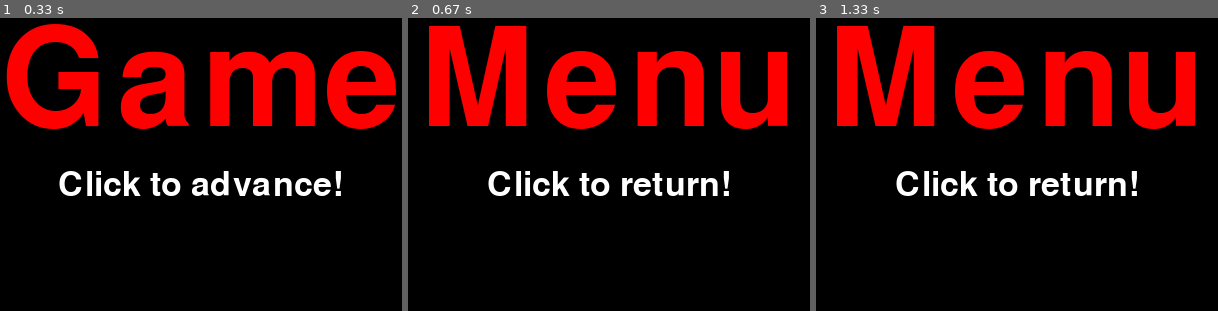
Above: before the commit, frames 1-3 (left to right).
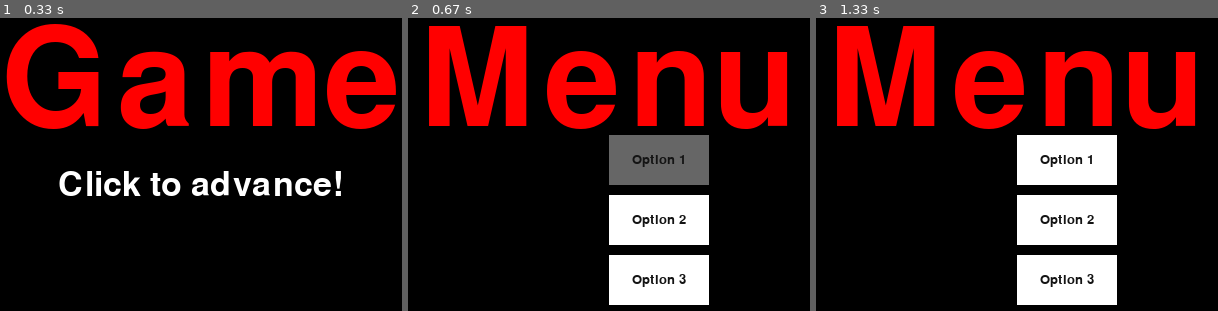
Above: after the commit, the same moments.

Repository: VagishVela/project-pygames
Game: pygame game, started from main.py
Two runs of this game, one before a commit and one after it. Both use one fixed random seed, a clock stepped at 60 frames per second and the inputs below.
Inputs (mouse positions are in pixels of both pictures, inside the frame that each line leads up to):
- Up to frame 1 (0.33 s): no input
- Up to frame 2 (0.67 s): click (609, 135) at 0.38 s
- Up to frame 3 (1.33 s): click (1021, 176) at 0.72 s; click (820, 38) at 1.05 s

Frame 1 is identical in both runs. In frame 2, 14% of the frame differs, in the area x 19-80%, y 39-98%; in frame 3, 14%.

Commit message:
fix update state on menu

Diff:
--- a/game/helper.py
+++ b/game/helper.py
@@ -143,7 +143,7 @@
     def update(self):
         """Process mouse input"""
 
-        # TODO: functionality doesn't work, needs investigation
+        pygame.event.pump()  # Update internal state of pygame
 
         mouse_pos = pygame.mouse.get_pos()
         self.button_surface.fill(self.fill_colors["normal"])
--- a/game/views/menu.py
+++ b/game/views/menu.py
@@ -1,8 +1,6 @@
 """ Implements the Menu view """
 
-from game.helper import Text
-
-# from game.helper import Button
+from game.helper import Text, Button
 from views import View
 
 
@@ -11,25 +9,25 @@
 
     def __init__(self, *args, **kwargs):
         super().__init__(*args, **kwargs)
-        # self.options = ["Option 1", "Option 2", "Option 3"]
-        # self.buttons = [Button(
-        #     self.width / 2,
-        #     self.height / 2 + i * 60,
-        #     100,
-        #     50,
-        #     option,
-        #     onclick=lambda: print("button pressed!", option)
-        # ) for i, option in enumerate(self.options)]
-        # print(self.buttons)
+        self.options = ["Option 1", "Option 2", "Option 3"]
+        self.buttons = [
+            Button(
+                self.width / 2,
+                self.height / 2 + i * 60,
+                100,
+                50,
+                option,
+                onclick=lambda: print("button pressed!", option),
+            )
+            for i, option in enumerate(self.options)
+        ]
+        print(self.buttons)
 
-    # def on_update(self):
-    #     for b in self.buttons:
-    #         b.update()
+    def on_update(self):
+        for b in self.buttons:
+            b.update()
 
     def on_draw(self):
-        # for b in self.buttons:
-        #     b.blit_into(self.screen)
-
         self.screen.fill("black")
         Text(
             "Menu",
@@ -39,14 +37,9 @@
             200,
             "red",
         ).blit_into(self.screen)
-        Text(
-            "Click to return!",
-            self.font,
-            self.width / 2,
-            self.height / 2 + 50,
-            50,
-            "white",
-        ).blit_into(self.screen)
+
+        for b in self.buttons:
+            b.blit_into(self.screen)
 
     def on_click(self):
         # import here to avoid circular imports
